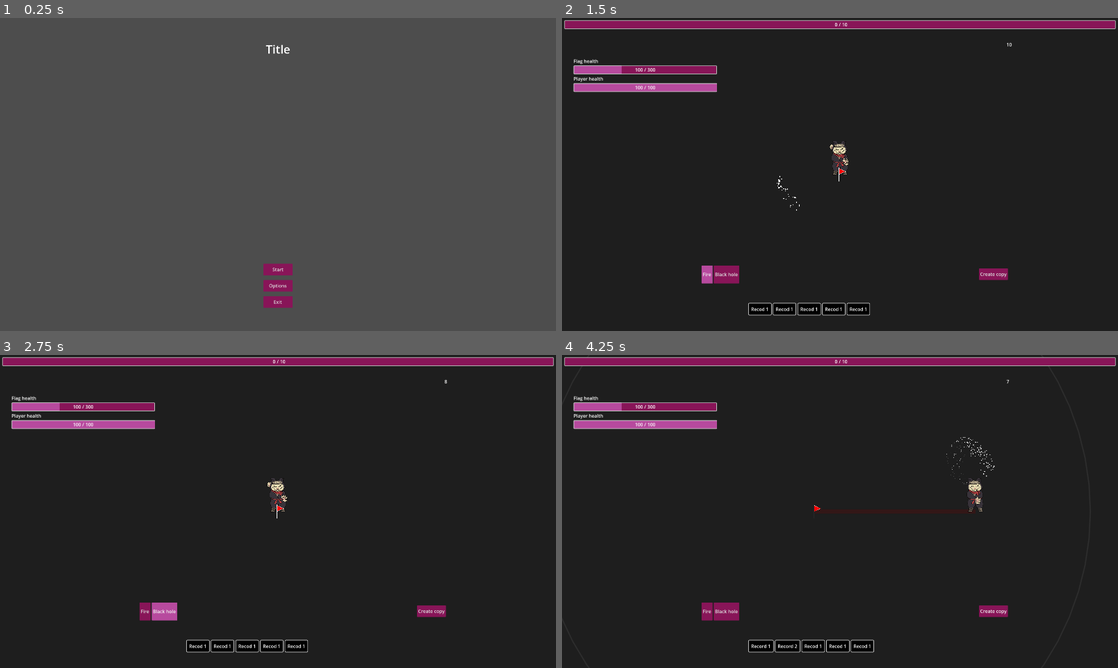
Above: before the commit, frames 1-4 (two rows, left to right).
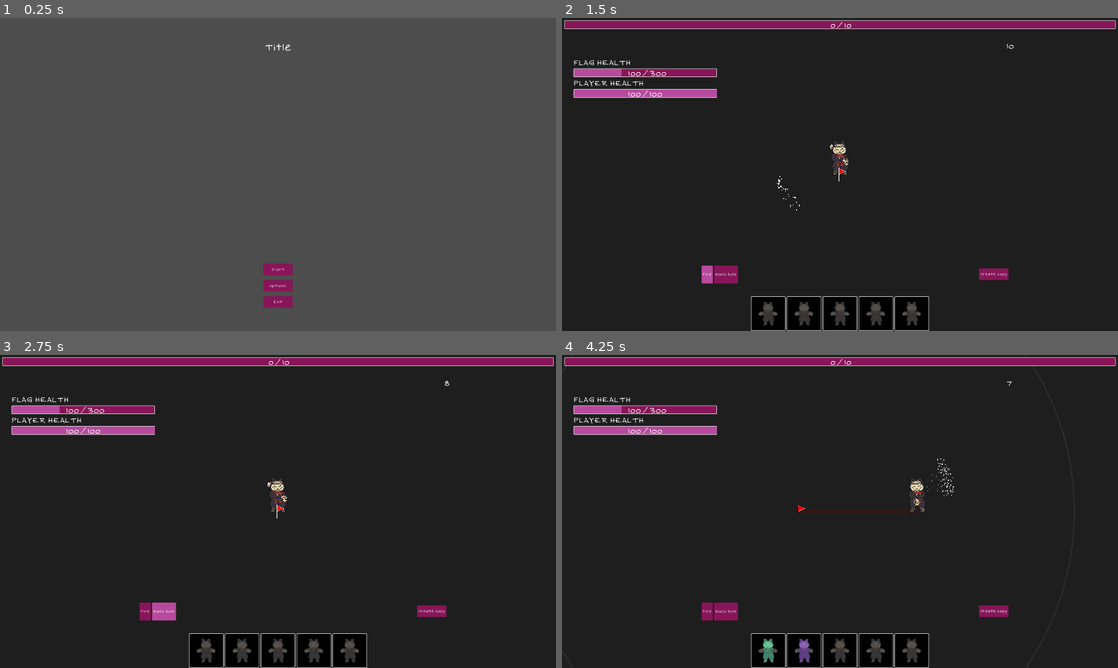
Above: after the commit, the same moments.

Repository: duckenclaw/gmtk2025
Game: Godot game, scene res://src/main_menu.tscn
The game is run twice, just before and just after one commit, with the same random seed, the same clock (stepped at 60 frames per second) and the same inputs.
Inputs (mouse positions are in pixels of both pictures, inside the frame that each line leads up to):
- Up to frame 1 (0.25 s): no input
- Up to frame 2 (1.5 s): click "Start" at 0.5 s; click "Fire" at 1.25 s
- Up to frame 3 (2.75 s): click "Black hole" at 2 s
- Up to frame 4 (4.25 s): click "Create copy" at 2.75 s; tap Enter at 3.5 s; move the mouse to (962, 495) at 3.52 s; press the mouse at (962, 495) at 3.53 s; hold Right (ui_right) from 3.53 s (still down)

The runs differ from the first frame. In frame 1, 0.1% of the frame differs, in the area x 47-53%, y 8-92%; in frame 2, 5.0%; in frame 3, 5.0%; in frame 4, 5.7%, in the area x 2-81%, y 1-100%.

Commit message:
added icons and coloring for copies menu

Diff:
--- a/assets/shaders/hands_shadow_material.tres
+++ b/assets/shaders/hands_shadow_material.tres
@@ -5,3 +5,4 @@
 [resource]
 shader = ExtResource("1_5o3x3")
 shader_parameter/color = Color(1, 1, 1, 1)
+shader_parameter/modulate_color = Color(1, 1, 1, 1)
--- a/assets/shaders/player_shadow_material.tres
+++ b/assets/shaders/player_shadow_material.tres
@@ -3,5 +3,7 @@
 [ext_resource type="Shader" uid="uid://dqq61xdyviuav" path="res://assets/shaders/recolor.gdshader" id="1_vrgl2"]
 
 [resource]
+resource_local_to_scene = true
 shader = ExtResource("1_vrgl2")
 shader_parameter/color = Color(0.8047426, 0.80474263, 0.8047426, 1)
+shader_parameter/modulate_color = Color(1, 1, 1, 1)
--- a/assets/shaders/recolor.gdshader
+++ b/assets/shaders/recolor.gdshader
@@ -1,11 +1,13 @@
 shader_type canvas_item;
 
 uniform vec4 color: source_color;
+uniform vec4 modulate_color: source_color = vec4(1.0);
 
 void fragment() {
 	vec4 original = texture(TEXTURE, UV);
 	if (original.a > 0.0) {
-		COLOR = color;
+		COLOR = mix(original, color, 0.5);
+		COLOR = COLOR * modulate_color;
 	}
 }
 
--- a/assets/theme/theme.tres
+++ b/assets/theme/theme.tres
@@ -27,6 +27,7 @@
 Button/styles/hover = ExtResource("1_10c53")
 Button/styles/normal = ExtResource("2_r3vf3")
 Button/styles/pressed = ExtResource("4_abxy8")
+Label/font_sizes/font_size = 32
 MarginContainer/constants/margin_bottom = 8
 MarginContainer/constants/margin_left = 8
 MarginContainer/constants/margin_right = 8
--- a/project.godot
+++ b/project.godot
@@ -40,6 +40,7 @@
 [gui]
 
 theme/custom="uid://c8qwnhn2pdfrw"
+theme/custom_font="uid://spl4varvrcrw"
 
 [input]
 
--- a/src/game/game.gd
+++ b/src/game/game.gd
@@ -48,7 +48,7 @@
 		upgrade_menu.entrance()
 
 func update_camera(delta: float):
-	var target = player.global_position / 4.0
+	var target = player.global_position / 2.0
 	var distance = target.distance_to(camera.global_position)
 	camera.global_position = lerp(camera.global_position, target, 0.1 * delta * distance)
 
--- a/src/game/player_config.gd
+++ b/src/game/player_config.gd
@@ -4,7 +4,7 @@
 var is_copy: bool = false
 
 @export var max_health: float = 100.0
-@export var speed: float = 400.0
+@export var speed: float = 300.0
 @export var damage_mult: float = 1.0
 
 @export var fire_damage: float = 1.0
--- a/src/game/recorder_area.gd
+++ b/src/game/recorder_area.gd
@@ -34,7 +34,7 @@
 		game_map.add_child(copy)
 
 		remove_path(record.id)
-		display_path(record.position_history, Color.BLUE, record.id)
+		display_path(record.position_history, record.color, record.id)
 		print("Created player copy: " + record.id + " action " + str(record.selected_action_index))
 
 func on_loop_progress(_value: float, seconds: float):
--- a/src/ui/copy_button.gd
+++ b/src/ui/copy_button.gd
@@ -4,8 +4,9 @@
 var record: Record
 var copy: Player
 
-@onready var label: Label = $MarginContainer/Label
-@onready var player_silouette: Container = $MarginContainer/Container
+@onready var player: TextureRect = $MarginContainer/Container/Player
+@onready var left_hand: TextureRect = $MarginContainer/Container/LeftHand
+@onready var right_hand: TextureRect = $MarginContainer/Container/RightHand
 
 
 func _ready() -> void:
@@ -15,12 +16,15 @@
 		setup_empty()
 
 func setup_record():
-	label.text = record.id
-	player_silouette.modulate = record.color
+	set_color(record.color)
 
 func setup_empty():
-	pass
+	set_color(Color.DIM_GRAY)
 
+func set_color(color):
+	player.material.set_shader_parameter("modulate_color", color)
+	left_hand.material.set_shader_parameter("modulate_color", color)
+	right_hand.material.set_shader_parameter("modulate_color", color)
 
 func _on_click_listener_mouse_pressed() -> void:
 	pass # Replace with function body.
--- a/src/ui/copy_button.tscn
+++ b/src/ui/copy_button.tscn
@@ -11,40 +11,41 @@
 [node name="CopyButton" type="PanelContainer"]
 offset_left = 8.0
 offset_top = 8.0
-offset_right = 1912.0
-offset_bottom = 1072.0
+offset_right = 628.0
+offset_bottom = 828.0
 script = ExtResource("1_6lgf1")
 
 [node name="MarginContainer" type="MarginContainer" parent="."]
 layout_mode = 2
 
-[node name="Container" type="Container" parent="MarginContainer"]
+[node name="Container" type="CenterContainer" parent="MarginContainer"]
 layout_mode = 2
+size_flags_horizontal = 0
+size_flags_vertical = 0
 
 [node name="Player" type="TextureRect" parent="MarginContainer/Container"]
 material = ExtResource("2_d2r1c")
+custom_minimum_size = Vector2(100, 100)
 layout_mode = 2
 texture = ExtResource("2_irau5")
 expand_mode = 1
-stretch_mode = 4
+stretch_mode = 5
 
 [node name="LeftHand" type="TextureRect" parent="MarginContainer/Container"]
 material = ExtResource("4_jyban")
+custom_minimum_size = Vector2(100, 100)
 layout_mode = 2
 texture = ExtResource("3_tkwsb")
 expand_mode = 1
-stretch_mode = 4
+stretch_mode = 5
 
 [node name="RightHand" type="TextureRect" parent="MarginContainer/Container"]
 material = ExtResource("4_jyban")
+custom_minimum_size = Vector2(100, 100)
 layout_mode = 2
 texture = ExtResource("4_d2r1c")
 expand_mode = 1
-stretch_mode = 4
-
-[node name="Label" type="Label" parent="MarginContainer"]
-layout_mode = 2
-text = "Recod 1"
+stretch_mode = 5
 
 [node name="TextureRect" type="TextureRect" parent="MarginContainer"]
 layout_mode = 2
--- a/src/ui/game_ui.gd
+++ b/src/ui/game_ui.gd
@@ -15,7 +15,7 @@
 @onready var exp_progress_bar: ProgressBar = $ExpContainer/ProgressBar
 
 @onready var actions_container: HBoxContainer = $Actions
-@onready var copies_container: HBoxContainer = $Copies
+@onready var copies_container: HBoxContainer = $CopiesCenterContainer/Copies
 
 
 
@@ -46,8 +46,10 @@
 func setup_copies():
 	NodeUtils.queue_free_children(copies_container)
 	for i in State.max_copies:
-		var copy
-		var record = State.records.get(i)
+		var copy: Player
+		var record: Record
+		if i < State.records.size():
+			record = State.records.get(i)
 		if record != null:
 			copy = State.copies.get(record.id)
 
--- a/src/ui/game_ui.tscn
+++ b/src/ui/game_ui.tscn
@@ -23,14 +23,14 @@
 
 [node name="FlagHealthLabel" type="Label" parent="HealthContainer"]
 layout_mode = 2
-text = "Flag health"
+text = "FLAG HEALTH"
 
 [node name="FlagProgressBar" parent="HealthContainer" instance=ExtResource("2_r30kv")]
 layout_mode = 2
 
 [node name="PlayerHealthLabel" type="Label" parent="HealthContainer"]
 layout_mode = 2
-text = "Player health"
+text = "PLAYER HEALTH"
 
 [node name="PlayerProgressBar" parent="HealthContainer" instance=ExtResource("2_r30kv")]
 layout_mode = 2
@@ -78,10 +78,15 @@
 offset_bottom = 1111.0
 color = Color(0, 0, 0, 0.12156863)
 
-[node name="Copies" type="HBoxContainer" parent="."]
-offset_left = 643.0
-offset_top = 983.0
-offset_right = 683.0
-offset_bottom = 1023.0
+[node name="CopiesCenterContainer" type="CenterContainer" parent="."]
+anchors_preset = 12
+anchor_top = 1.0
+anchor_right = 1.0
+anchor_bottom = 1.0
+grow_horizontal = 2
+grow_vertical = 0
+
+[node name="Copies" type="HBoxContainer" parent="CopiesCenterContainer"]
+layout_mode = 2
 
 [connection signal="pressed" from="CreateCopyButton" to="." method="_on_create_copy_button_pressed"]
--- a/src/upgrades/upgrade_card.tscn
+++ b/src/upgrades/upgrade_card.tscn
@@ -27,6 +27,7 @@
 [node name="DescriptionLabel" type="Label" parent="MarginContainer/VBoxContainer"]
 layout_mode = 2
 text = "Description"
+autowrap_mode = 3
 
 [node name="MousePressedListener" type="Node" parent="."]
 script = ExtResource("2_7ykpv")
--- a/src/upgrades/upgrade_menu.gd
+++ b/src/upgrades/upgrade_menu.gd
@@ -35,8 +35,24 @@
 	var upgrades = all_upgrades.duplicate()
 
 	var selected_upgrades: Array[Upgrade]
+	var selected_upgrade_names: Array[String]
 	for i in min(upgrades.size(), 3):
 		var new_upgrade = upgrades.pick_random()
+
+		if selected_upgrade_names.has(new_upgrade.title):
+			new_upgrade = upgrades.pick_random()
+		if selected_upgrade_names.has(new_upgrade.title):
+			new_upgrade = upgrades.pick_random()
+		if selected_upgrade_names.has(new_upgrade.title):
+			new_upgrade = upgrades.pick_random()
+		if selected_upgrade_names.has(new_upgrade.title):
+			new_upgrade = upgrades.pick_random()
+		if selected_upgrade_names.has(new_upgrade.title):
+			new_upgrade = upgrades.pick_random()
+		if selected_upgrade_names.has(new_upgrade.title):
+			new_upgrade = upgrades.pick_random()
+
 		upgrades.erase(new_upgrade)
 		selected_upgrades.append(new_upgrade)
+		selected_upgrade_names.append(new_upgrade.title)
 	return selected_upgrades
Binary file added: assets/theme/Asian Delight.ttf
Not shown, added: assets/theme/Asian Delight.ttf.import
Binary file added: assets/theme/EastHand Font.ttf
Not shown, added: assets/theme/EastHand Font.ttf.import
Binary file added: assets/theme/JAPAB___.TTF
Not shown, added: assets/theme/JAPAB___.TTF.import
